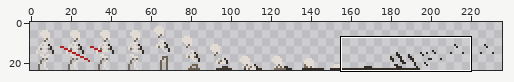
Two states of a sprite sheet, Assets/Enemies/Sprites/First World/Skellybro/SkellyDeath2-Sheet.png. The picture above shows the old version from afar; the outline marks the close-up.
Close-up. First the earlier version:
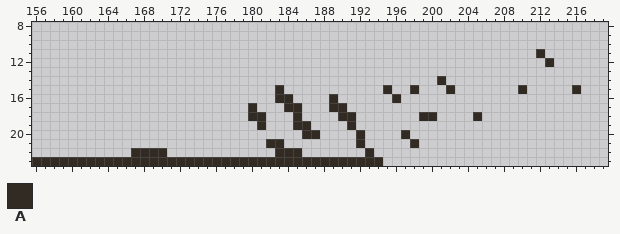
The file is 240x24 pixels. Shown: x 156..219, y 8..23. The wide view leaves out empty margins. The commit also changed other parts of the picture, which this record leaves out.
Palette (. is transparent): A #312b24
Pixels before, first column x 156:
11 ........................................................A....
12 .........................................................A...
13 .............................................................
14 .............................................A...............
15 ...........................A...........A..A...A.......A.....A
16 ...........................AA....A......A....................
17 ........................A...AA...AA..........................
18 ........................AA...A....AA.......AA....A...........
19 .........................A...AA....A.........................
20 ..............................AA....A....A...................
21 ..........................AA........A.....A..................
22 ...........AAAA............AAA.......A.......................
23 AAAAAAAAAAAAAAAAAAAAAAAAAAAAAAAAAAAAAAA......................
After the commit:
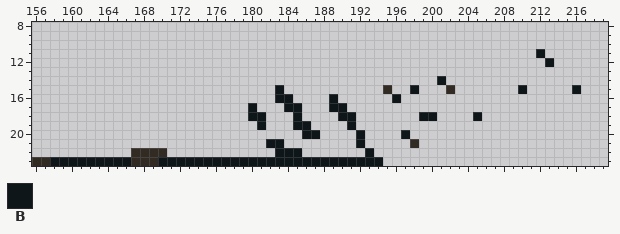
Colours new in this view: B #0f1619
Diff:
{"y":11,"x":212,"old":"A","new":"B"}
{"y":12,"x":213,"old":"A","new":"B"}
{"y":14,"x":201,"old":"A","new":"B"}
{"y":15,"x":183,"old":"A","new":"B"}
{"y":15,"x":198,"old":"A","new":"B"}
{"y":15,"x":210,"old":"A","new":"B"}
{"y":15,"x":216,"old":"A","new":"B"}
{"y":16,"x":183,"old":"AA","new":"BB"}
{"y":16,"x":189,"old":"A","new":"B"}
{"y":16,"x":196,"old":"A","new":"B"}
{"y":17,"x":180,"old":"A","new":"B"}
{"y":17,"x":184,"old":"AA","new":"BB"}
{"y":17,"x":189,"old":"AA","new":"BB"}
{"y":18,"x":180,"old":"AA","new":"BB"}
{"y":18,"x":185,"old":"A","new":"B"}
{"y":18,"x":190,"old":"AA","new":"BB"}
{"y":18,"x":199,"old":"AA","new":"BB"}
{"y":18,"x":205,"old":"A","new":"B"}
{"y":19,"x":181,"old":"A","new":"B"}
{"y":19,"x":185,"old":"AA","new":"BB"}
{"y":19,"x":191,"old":"A","new":"B"}
{"y":20,"x":186,"old":"AA","new":"BB"}
{"y":20,"x":192,"old":"A","new":"B"}
{"y":20,"x":197,"old":"A","new":"B"}
{"y":21,"x":182,"old":"AA","new":"BB"}
{"y":21,"x":192,"old":"A","new":"B"}
{"y":22,"x":183,"old":"AAA","new":"BBB"}
{"y":22,"x":193,"old":"A","new":"B"}
{"y":23,"x":158,"old":"AAAAAAAAA","new":"BBBBBBBBB"}
{"y":23,"x":170,"old":"AAAAAAAAAAAAAAAAAAAAAAAAA","new":"BBBBBBBBBBBBBBBBBBBBBBBBB"}
{"label":"changed","picture_box":[518,49,581,94]}
{"label":"changed","picture_box":[50,76,482,166]}
